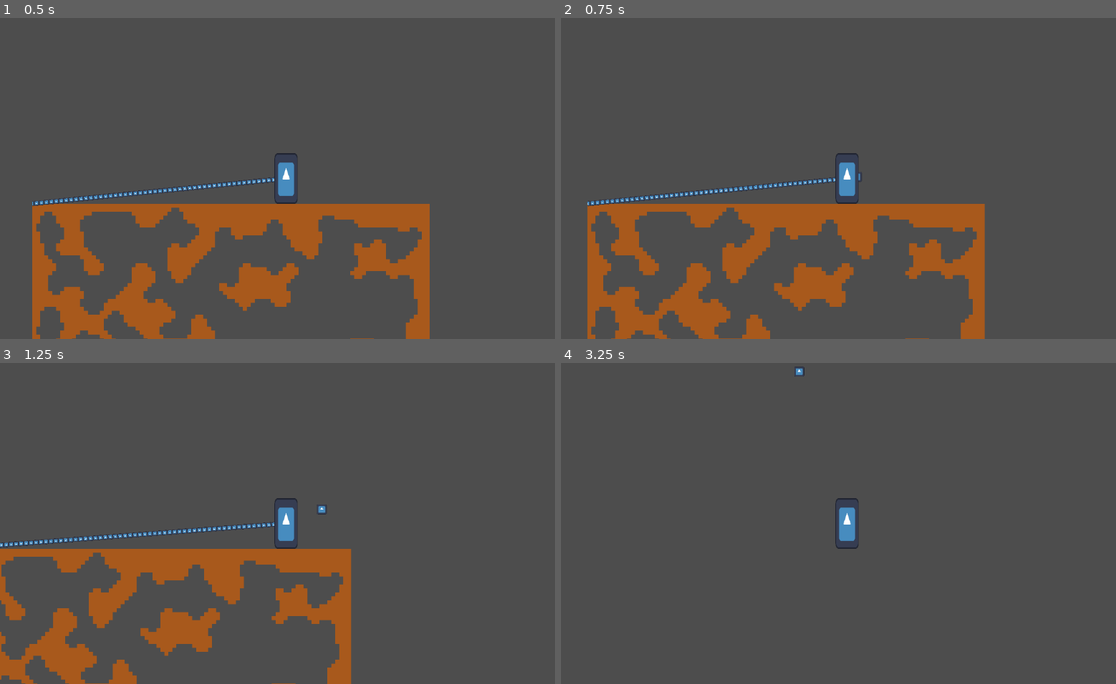
Above: before the commit, frames 1-4 (two rows, left to right).
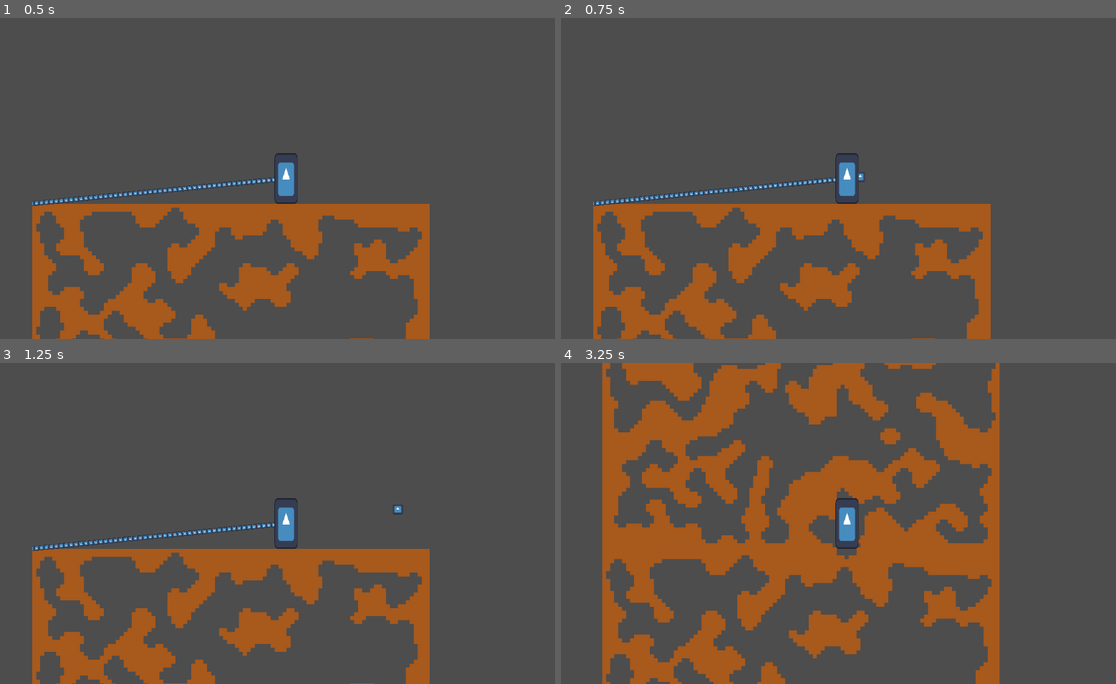
Above: after the commit, the same moments.

Repository: juusoHaaja/raketinheitin
Game: Godot game, scene res://function/world/main.tscn
Two runs of this game, one before a commit and one after it. Both use one fixed random seed, a clock stepped at 60 frames per second and the inputs below. The engine's default icon, where the game draws it, is replaced by a stand-in: a white triangle on a blue panel in a dark square.
Inputs (mouse positions are in pixels of both pictures, inside the frame that each line leads up to):
- Up to frame 1 (0.5 s): no input
- Up to frame 2 (0.75 s): move the mouse to (971, 162) at 0.52 s; hold D (right) from 0.53 s (still down); click (971, 162) at 0.67 s
- Up to frame 3 (1.25 s): keep holding D (right)
- Up to frame 4 (3.25 s): move the mouse to (733, 539) at 1.27 s; release D (right) at 1.28 s; hold S (down) 1.28-2.03 s; move the mouse to (905, 452) at 2.02 s; hold D (right) 2.03-2.78 s; move the mouse to (816, 587) at 2.77 s; hold W (up) from 2.78 s (still down); click (816, 587) at 2.92 s

Frame 1 is identical in both runs. In frame 2, 5.4% of the frame differs, in the area x 4-78%, y 48-100%; in frame 3, 16%; in frame 4, 34%, in the area x 7-80%, y 0-100%.
Error after the commit: Invalid access to property or key 'size' on a base object of type 'CapsuleShape2D'. (res://function/player/player.gd:46)

Commit message:
bandaid fix fix

Diff:
--- a/function/player/player.gd
+++ b/function/player/player.gd
@@ -4,6 +4,9 @@
 
 @onready var ground_raycast: RayCast2D = $GroundRaycast
 @onready var line_holder = $Lines
+@onready var collider = $CollisionShape2D
+
+var local_collisions: PackedVector2Array
 
 
 # Called when the node enters the scene tree for the first time.
@@ -35,12 +38,21 @@
 
 
 func grounded() -> bool:
-    if ground_raycast.is_colliding():
-        return true
+    #if ground_raycast.is_colliding():
+        #return true
+    print(local_collisions)
+    if local_collisions.size() > 0:
+        for point in local_collisions:
+            if point.y > collider.shape.size.y - 0.1:
+                return true
 
-    var colliding_bodies = get_colliding_bodies()
-    for body in colliding_bodies:
-        if body.position.y < position.y + 160:
-            return true
+
+
+
 
     return false
+
+func _integrate_forces(state: PhysicsDirectBodyState2D):
+    local_collisions.clear()
+    for i in state.get_contact_count():
+        local_collisions.push_back(to_local(state.get_contact_local_position(i)))
